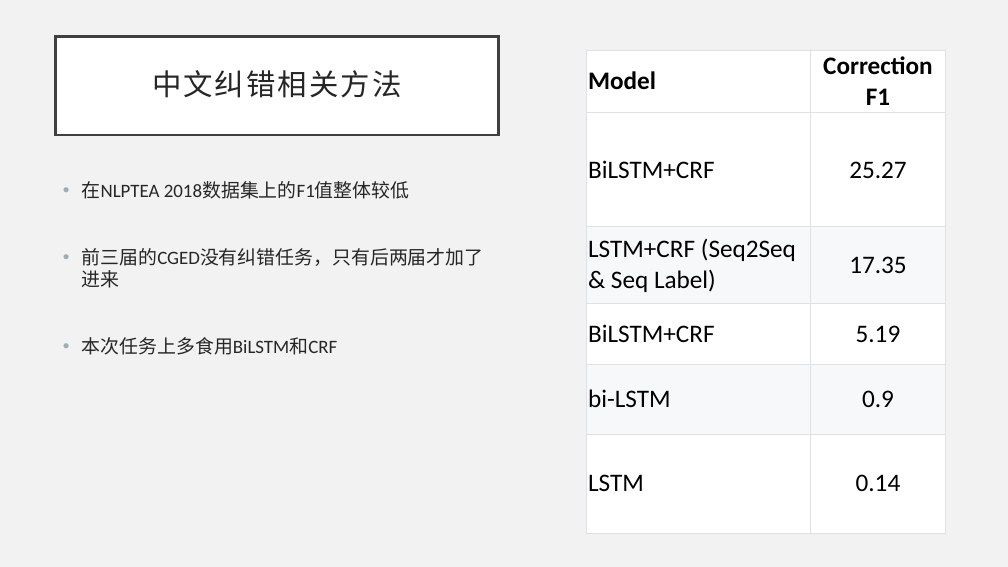
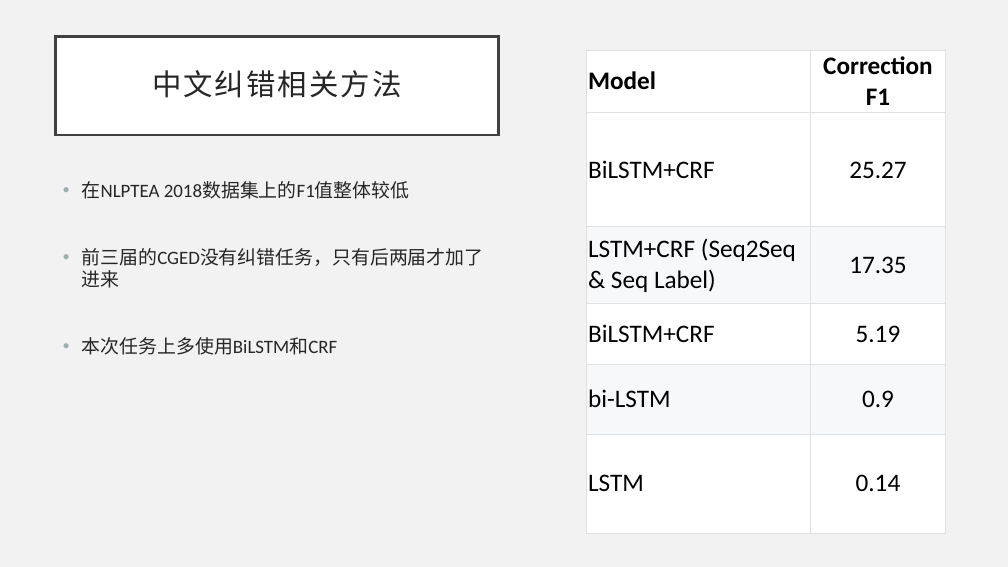
Before and after one commit to li-aolong/li-aolong.github.io, a slide deck: slide 9 of 北理东南研究院相关/智能写作课题报告-李英豪.pptx. Drawn at 1008x567 pixels with LibreOffice and Linux fonts; fonts in the diff are those of the drawing. Boxes give left, top, right and bottom in pixels: in the first picture for what was removed or moved away, otherwise in the second. Text is boxed around its words. In the diff, an @@ line names an element or a change of style, - is before the commit and + after.

```diff
--- a/北理东南研究院相关/智能写作课题报告-李英豪.pptx
+++ b/北理东南研究院相关/智能写作课题报告-李英豪.pptx
@@ text at bbox=[82, 337, 338, 355]: text changed @@
-• 本次任务上多食用BiLSTM和CRF
+• 本次任务上多使用BiLSTM和CRF
```
Also in this commit, not shown: 2 other slides changed.
